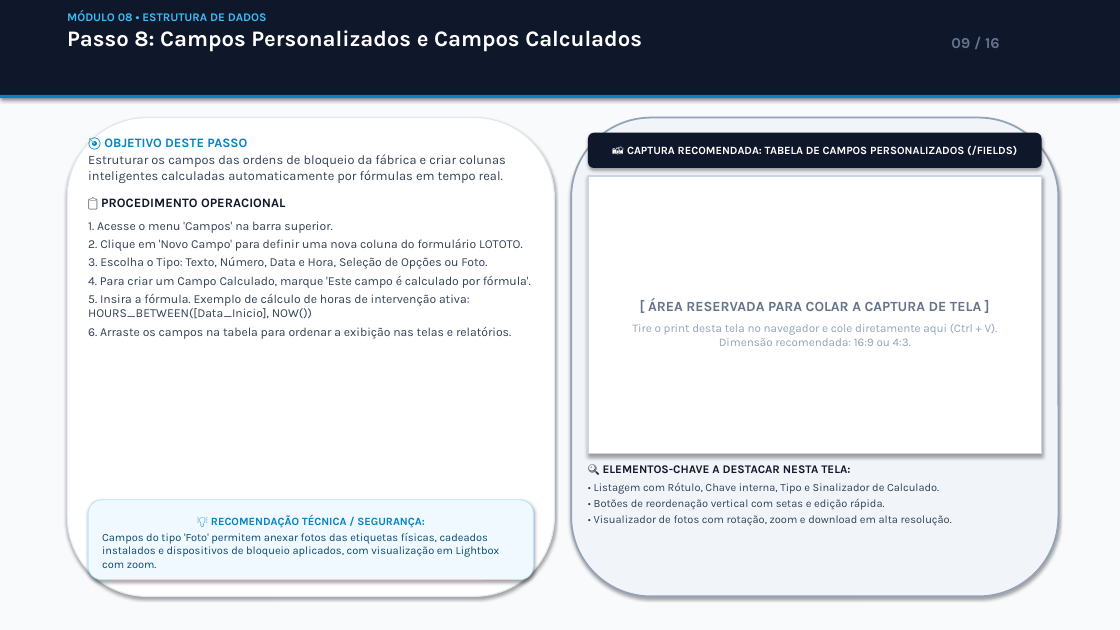
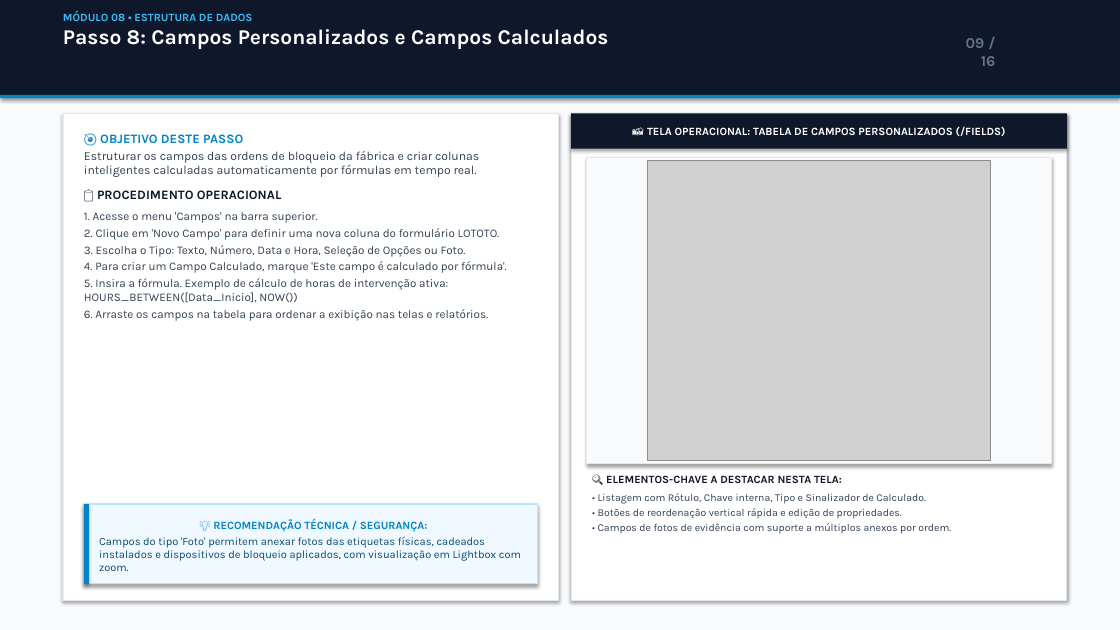
Before and after one commit to devrodrigo777/factory_map_1_online, a slide deck: slide 9 of client/public/Passo_a_Passo_EasyLOTOTO_for_Knauf.pptx. Drawn at 1120x630 pixels with LibreOffice and Linux fonts; fonts in the diff are those of the drawing; grey boxes stand for pictures. Boxes give left, top, right and bottom in pixels: in the first picture for what was removed or moved away, otherwise in the second. Text is boxed around its words. In the diff, an @@ line names an element or a change of style, - is before the commit and + after.

Commit message:
docs: update Passo_a_Passo_EasyLOTOTO_for_Knauf.pptx with embedded screenshots and clean rectangular design

```diff
--- a/client/public/Passo_a_Passo_EasyLOTOTO_for_Knauf.pptx
+++ b/client/public/Passo_a_Passo_EasyLOTOTO_for_Knauf.pptx
@@ text "MÓDULO 08 • ESTRUTURA DE ..." at [63, 11, 609, 49]: size 10 to 9.5 pt in "MÓDULO 08 • ESTRUTURA DE DADOS"; size 19 to 18 pt in "Passo 8: Campos Personalizados e Campos Calculados" @@
@@ text "09 / 16" rewrapped from [951, 38, 1000, 48] to [966, 38, 996, 66] @@
@@ rectangle: place and size @@
-rectangle at [67, 118, 555, 597]
+rectangle at [63, 113, 559, 601]
@@ rectangle at [63, 113, 559, 601]: rounded rectangle to rectangle @@
@@ rectangle "📸 TELA OPERACIONAL: TABELA DE ..." at [571, 113, 1067, 149]: rounded rectangle to rectangle @@
@@ rectangle "📸 TELA OPERACIONAL: TABELA DE ...": place and size @@
-rectangle "📸 TELA OPERACIONAL: TABELA DE ..." at [588, 133, 1042, 168]
+rectangle "📸 TELA OPERACIONAL: TABELA DE ..." at [571, 113, 1067, 149]
@@ rounded rectangle removed at [571, 118, 1059, 597] @@
@@ rectangle added at [571, 113, 1067, 601], fill #FFFFFF, outline #E2E8F0 1 pt @@
@@ text in rectangle at [647, 126, 1006, 136]: text changed @@
-📸 CAPTURA RECOMENDADA: TABELA DE CAMPOS PERSONALIZADOS (/FIELDS)
+📸 TELA OPERACIONAL: TABELA DE CAMPOS PERSONALIZADOS (/FIELDS)
@@ text at [84, 151, 507, 321]: size 11 to 10.5 pt in "Estruturar os campos das ordens de bloqueio ..."; size 10.5 to 10 pt in "1. Acesse o menu 'Campos' na barra ...", "2. Clique em 'Novo Campo' para definir ...", "3. Escolha o Tipo: Texto, Número, Data ...", "4. Para criar um Campo Calculado, marque ..." and 2 more places; less space between paragraphs @@
@@ rectangle added at [586, 157, 1052, 464], fill #F8FAFC, outline #E2E8F0 1 pt @@
@@ rectangle removed at [588, 176, 1042, 454] @@
-[ ÁREA RESERVADA PARA COLAR A CAPTURA DE TELA ]
-Tire o print desta tela no navegador e cole diretamente aqui (Ctrl + V).
-Dimensão recomendada: 16:9 ou 4:3.
@@ picture added at [648, 160, 991, 460] @@
@@ text "🔍 ELEMENTOS-CHAVE A DESTACAR NESTA ...": place and size @@
-text "🔍 ELEMENTOS-CHAVE A DESTACAR NESTA ..." at [594, 465, 952, 526]
+text "🔍 ELEMENTOS-CHAVE A DESTACAR NESTA ..." at [598, 475, 951, 534]
@@ text at [598, 475, 926, 504]: size 10 to 9.5 pt in "🔍 ELEMENTOS-CHAVE A DESTACAR NESTA TELA:"; size 9.5 to 9 pt in "• Listagem com Rótulo, Chave interna, Tipo ..." @@
@@ rectangle "💡 RECOMENDAÇÃO TÉCNICA / SEGURANÇA:": place and size @@
-rectangle "💡 RECOMENDAÇÃO TÉCNICA / SEGURANÇA:" at [88, 500, 534, 580]
+rectangle "💡 RECOMENDAÇÃO TÉCNICA / SEGURANÇA:" at [84, 504, 538, 584]
@@ rectangle "💡 RECOMENDAÇÃO TÉCNICA / SEGURANÇA:" at [84, 504, 538, 584]: rounded rectangle to rectangle; outline #BAE6FD 0.75 pt to #BAE6FD 1 pt @@
@@ rectangle added at [84, 504, 89, 584], fill #0284C7 @@
@@ text at [598, 508, 951, 534]: text changed; size 9.5 to 9 pt @@
-• Botões de reordenação vertical com setas e edição rápida.
-• Visualizador de fotos com rotação, zoom e download em alta resolução.
+• Botões de reordenação vertical rápida e edição de propriedades.
+• Campos de fotos de evidência com suporte a múltiplos anexos por ordem.
```
Also in this commit, not shown: 15 other slides changed, 1 other file.
